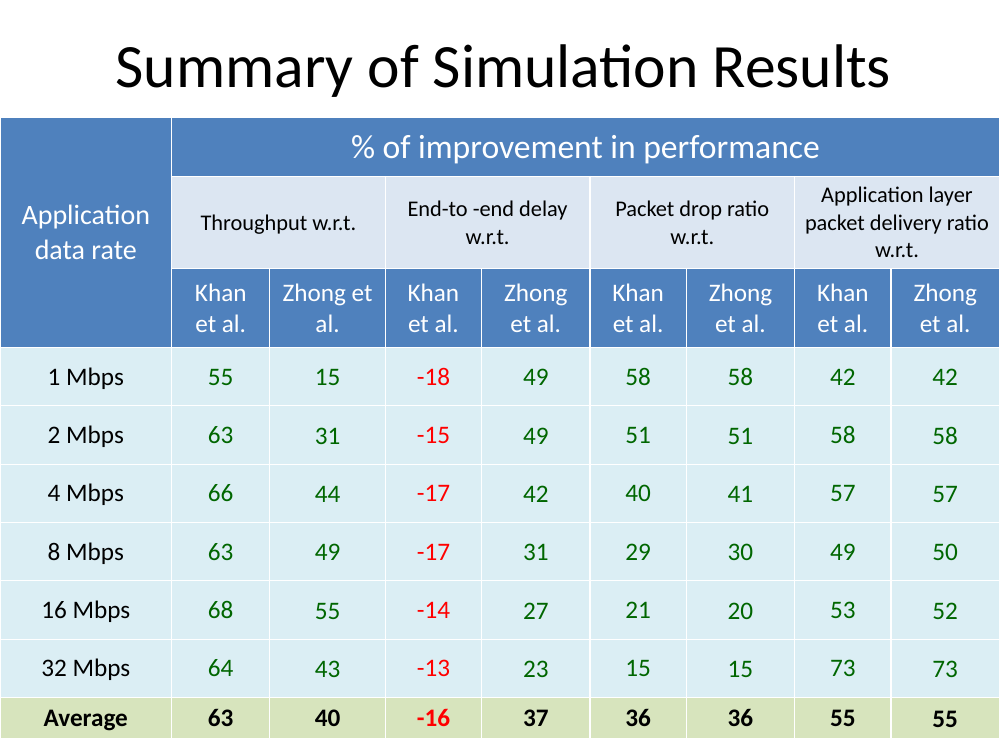
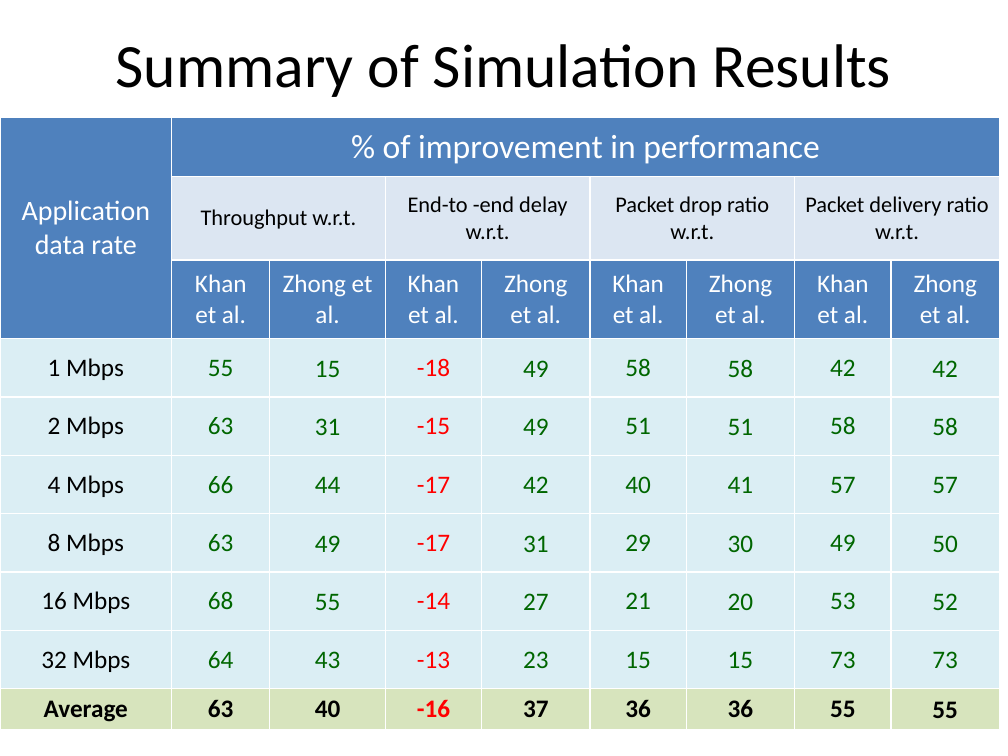
Before and after one commit to takhandipu/MSThesisPresentation, a slide deck: slide 34 of draft.pptx. Drawn at 1008x756 pixels with LibreOffice and Linux fonts; fonts in the diff are those of the drawing. Boxes give left, top, right and bottom in pixels: in the first picture for what was removed or moved away, otherwise in the second. Text is boxed around its words. In the diff, an @@ line names an element or a change of style, - is before the commit and + after.

```diff
--- a/draft.pptx
+++ b/draft.pptx
@@ table at [0, 118, 1002, 726] @@
-row 2, column 8: Application layer packet delivery ratio w.r.t.
+row 2, column 8: Packet delivery ratio w.r.t.
```
Also in this commit, not shown: 17 other slides changed, 1 slide added, 1 other file.
